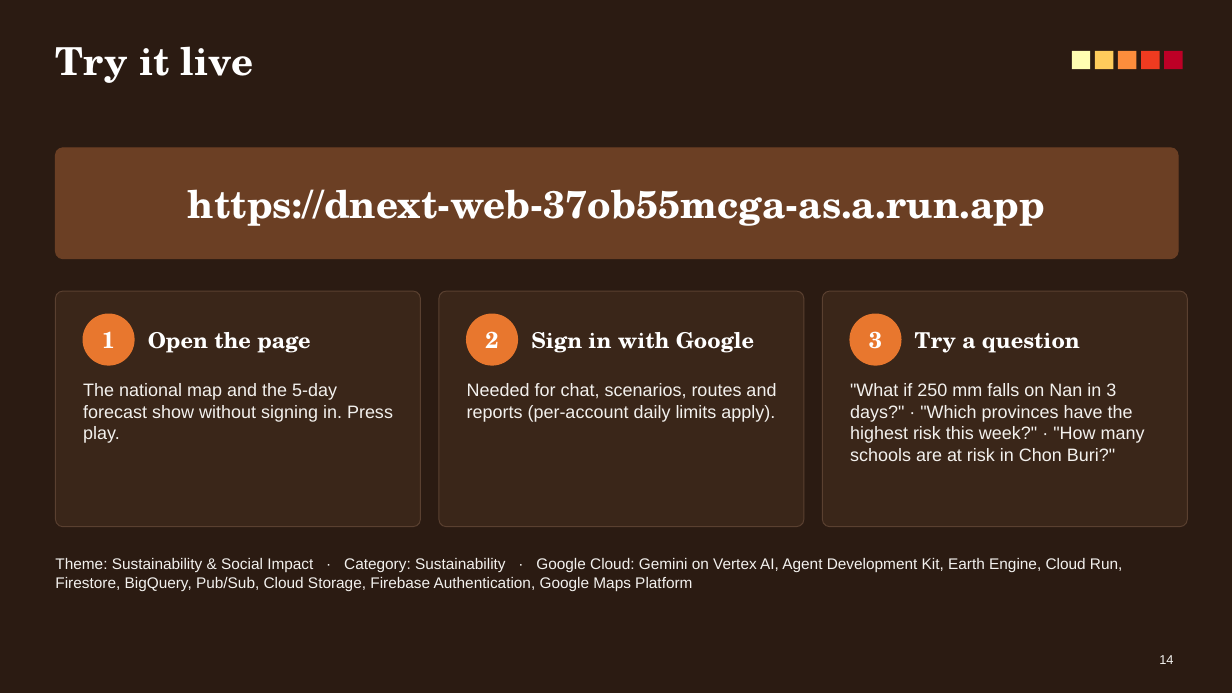
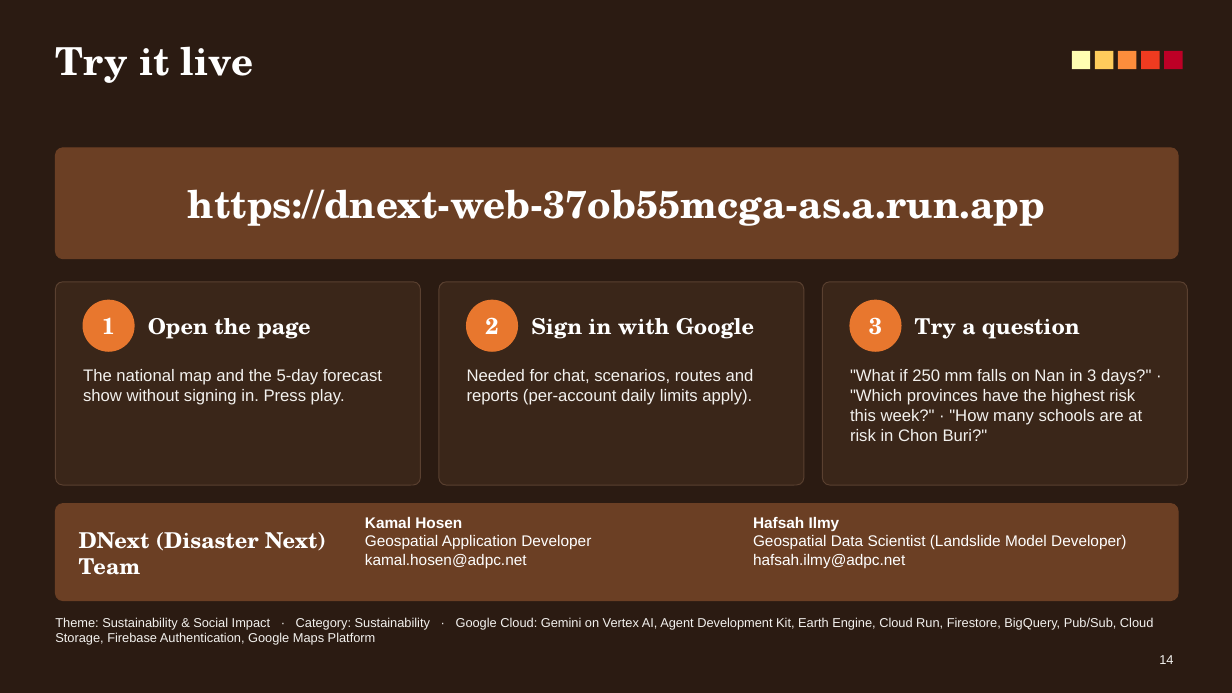
Before and after one commit to Kamalh27/dnext, a slide deck: slide 14 of docs/submission/DNext_proposal.pptx. Drawn at 1232x693 pixels with LibreOffice and Linux fonts; fonts in the diff are those of the drawing. Boxes give left, top, right and bottom in pixels: in the first picture for what was removed or moved away, otherwise in the second. Text is boxed around its words. In the diff, an @@ line names an element or a change of style, - is before the commit and + after.

Commit message:
Team page, and the team on the proposal deck and the submission text

```diff
--- a/docs/submission/DNext_proposal.pptx
+++ b/docs/submission/DNext_proposal.pptx
@@ rounded rectangle: place and size @@
-rounded rectangle at [55,291,421,527]
+rounded rectangle at [55,282,421,485]
@@ rounded rectangle: place and size @@
-rounded rectangle at [439,291,804,527]
+rounded rectangle at [439,282,804,485]
@@ proportions changed in 3 elements at [55,282,421,485], [439,282,804,485], [823,282,1188,485] @@
@@ rounded rectangle: place and size @@
-rounded rectangle at [823,291,1188,527]
+rounded rectangle at [823,282,1188,485]
@@ 6 texts, 3 ellipses: place and size @@
-6 texts, 3 ellipses at [83,314,1080,365]
+6 texts, 3 ellipses at [83,300,1080,351]
@@ text "The national map and the ...": place and size @@
-text "The national map and the ..." at [83,383,393,443]
+text "The national map and the ..." at [83,369,382,405]
@@ text "Needed for chat, scenarios, routes ...": place and size @@
-text "Needed for chat, scenarios, routes ..." at [467,383,776,422]
+text "Needed for chat, scenarios, routes ..." at [467,369,754,405]
@@ size 14 to 13 pt in 3 elements at [83,369,382,405], [467,369,754,405], [850,369,1151,441] @@
@@ text ""What if 250 mm falls ...": place and size @@
-text ""What if 250 mm falls ..." at [850,383,1145,461]
+text ""What if 250 mm falls ..." at [850,369,1151,441]
@@ rounded rectangle added at [55,504,1178,601], fill #6B3F24, outline #6B3F24 0.75 pt @@
@@ text added at [79,532,326,575], 17 pt, text #FFFFFF, bold @@
+DNext (Disaster Next) Team
@@ text added at [365,517,591,568], 12 pt, text #FFFFFF @@
+Kamal Hosen
+Geospatial Application Developer
+kamal.hosen@adpc.net
@@ text added at [753,517,1126,568], 12 pt, text #FFFFFF @@
+Hafsah Ilmy
+Geospatial Data Scientist (Landslide Model Developer)
+hafsah.ilmy@adpc.net
@@ text "Theme: Sustainability & Social Impact ...": place and size @@
-text "Theme: Sustainability & Social Impact ..." at [55,558,1122,591]
+text "Theme: Sustainability & Social Impact ..." at [55,617,1153,645]
@@ text "Theme: Sustainability & Social Impact ..." at [55,617,1153,645]: size 12 to 10 pt @@
```
Also in this commit, not shown: 1 other slide changed, 5 other files.
